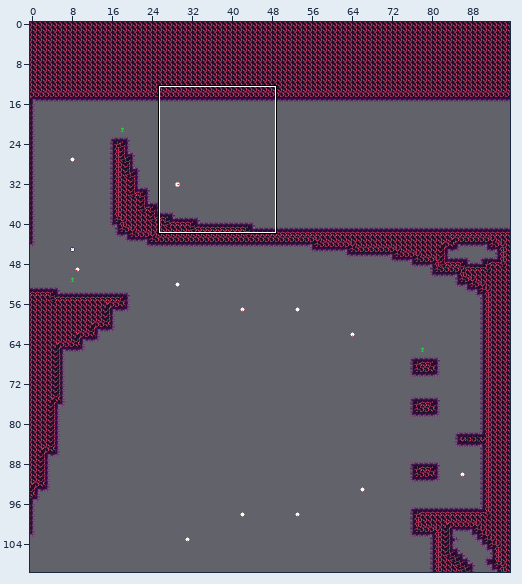
One commit to this Tiled map: mapping_tools/tilemaps/fire4.tmx. Above: a wide view before the commit, with the close-up outlined.
Close-up. Before:
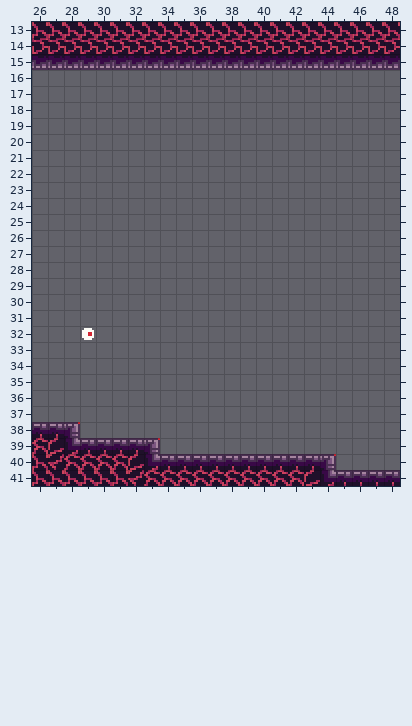
Cells are 8x8 px. Shown: x 26..48, y 13..41. The commit also changed other parts of the map, which this record leaves out.
After:
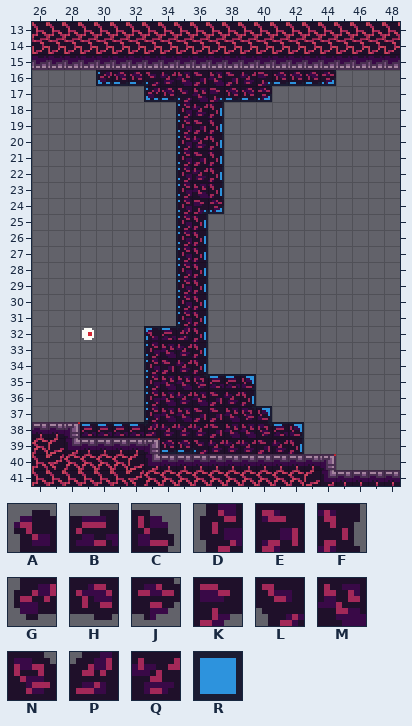
Key: from "fire_bg_decal": A 0, B 1, C 2, D 13, E 14, F 15, G 26, H 27, J 28, K 39, L 40, M 41, N 52, P 53, Q 54; from "tools": R 20.
_ is an empty cell.
Tiles of an added or newly shown layer are drawn over the layers below it.
Difference:
Layer "bg_draft" (added):
There is now tile R in row 16 at x 30 to 33 and 40 to 44; in row 17 at x 33 to 35 and 37 to 40; in rows 18 to 23 at x 35 and 37; in row 24 at x 35 to 37; in rows 25 to 31 at x 35 to 36; in row 32 at x 33 to 36.
There is now tile R in rows 33 to 34 at x 33 and 36; in row 35 at x 33 and 36 to 39; in row 36 at x 33 and 39; in row 37 at x 33 and 39 to 40; in row 38 at x 29 to 33 and 40 to 42; in row 39 at x 34 to 36 and 42.
Layer "bg":
There is now tile A in row 32 at x 33.
There is now tile B in row 32 at x 34; in row 35 at x 37 to 38; in row 38 at x 29 to 32 and 41.
There is now tile C in row 35 at x 39; in row 37 at x 40; in row 38 at x 42.
There is now tile D in rows 18 to 31 at x 35; in rows 33 to 37 at x 33.
There is now tile E in row 16 at x 36 and 38; in row 19 at x 36; in row 21 at x 36; in row 34 at x 34; in row 36 at x 37; in row 37 at x 36 to 37.
There is now tile E in row 38 at x 37; in row 39 at x 40.
There is now tile F in rows 18 to 23 at x 37; in rows 25 to 34 at x 36; in row 36 at x 39; in row 39 at x 42.
There is now tile G in row 16 at x 30; in row 17 at x 33.
There is now tile H in row 16 at x 31 to 32 and 41 to 43; in row 17 at x 34 and 38 to 39; in row 39 at x 34 to 35.
There is now tile J in row 16 at x 44; in row 17 at x 40; in row 24 at x 37.
There is now tile K in row 16 at x 40; in row 17 at x 37; in row 24 at x 36.
There is now tile L in row 16 at x 33; in row 17 at x 35; in row 39 at x 36.
There is now tile M in row 16 at x 35 and 37; in row 17 at x 36; in row 23 at x 36; in row 33 at x 34; in row 35 at x 34 to 35; in row 36 at x 34 and 36.
There is now tile M in row 37 at x 34 to 35 and 38; in row 38 at x 38 to 39.
There is now tile N in row 35 at x 36; in row 37 at x 39; in row 38 at x 40.
There is now tile P in row 32 at x 35; in row 38 at x 33.
There is now tile Q in row 16 at x 34 and 39; in row 18 at x 36; in row 20 at x 36; in row 22 at x 36; in rows 33 to 34 at x 35; in row 36 at x 35 and 38.
There is now tile Q in row 38 at x 34 to 36; in row 39 at x 37 to 39 and 41.
